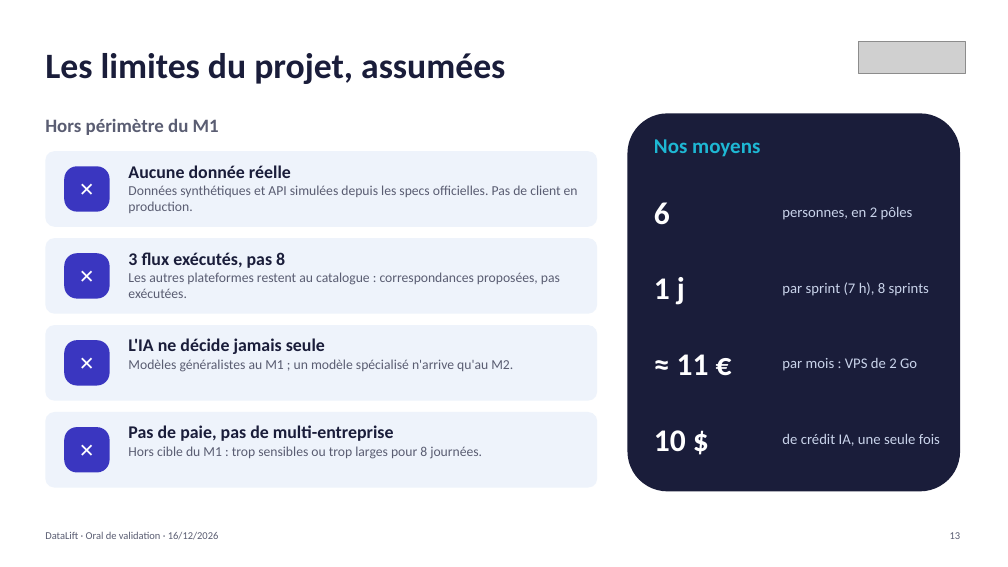
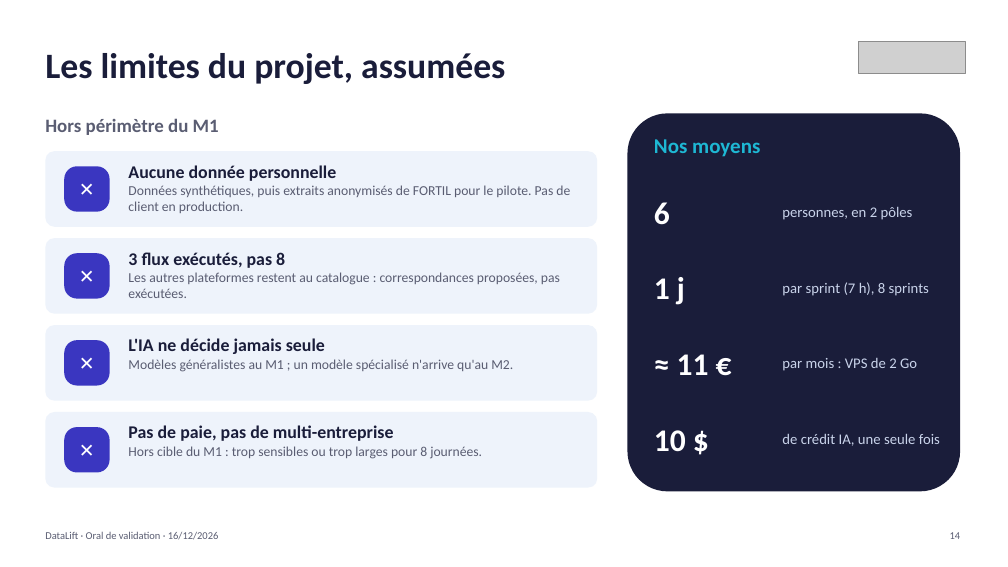
Before and after one commit to youcefaddou/datalift-modules, a slide deck: slide 14 of docs/oral/DataLift_oral_validation_16-12-2026.pptx (slide 13 before the commit). Drawn at 1008x567 pixels with LibreOffice and Linux fonts; fonts in the diff are those of the drawing; grey boxes stand for pictures. Boxes give left, top, right and bottom in pixels: in the first picture for what was removed or moved away, otherwise in the second. Text is boxed around its words. In the diff, an @@ line names an element or a change of style, - is before the commit and + after.

Commit message:
docs(oral): add FORTIL sponsor slide, drop Fabric from the stack (DL-41)

```diff
--- a/docs/oral/DataLift_oral_validation_16-12-2026.pptx
+++ b/docs/oral/DataLift_oral_validation_16-12-2026.pptx
@@ text at [128, 165, 570, 213]: text changed @@
-Aucune donnée réelle
-Données synthétiques et API simulées depuis les specs officielles. Pas de client en production.
+Aucune donnée personnelle
+Données synthétiques, puis extraits anonymisés de FORTIL pour le pilote. Pas de client en production.
```
Also in this commit, not shown: 7 other slides changed, 1 slide added, 1 other file.
